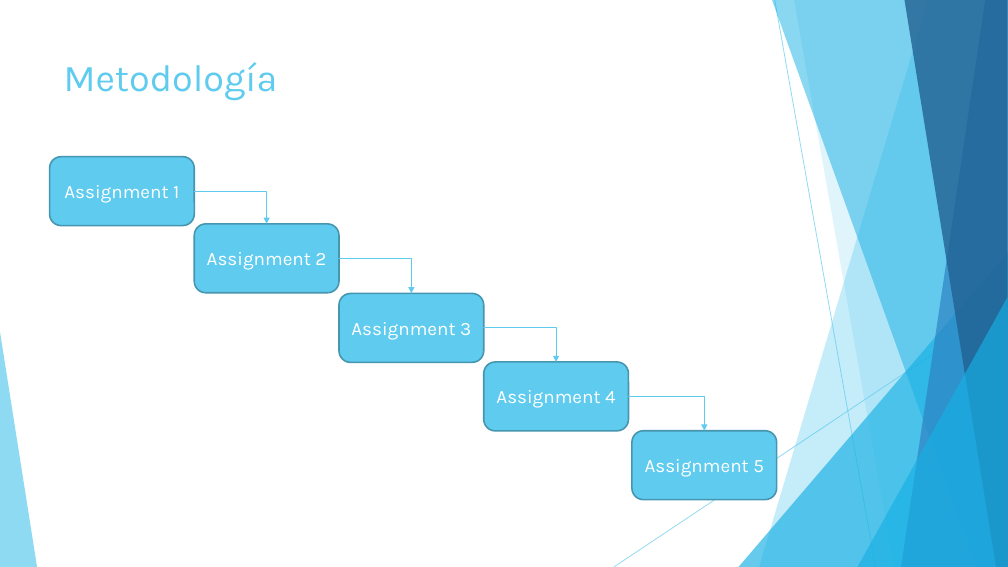
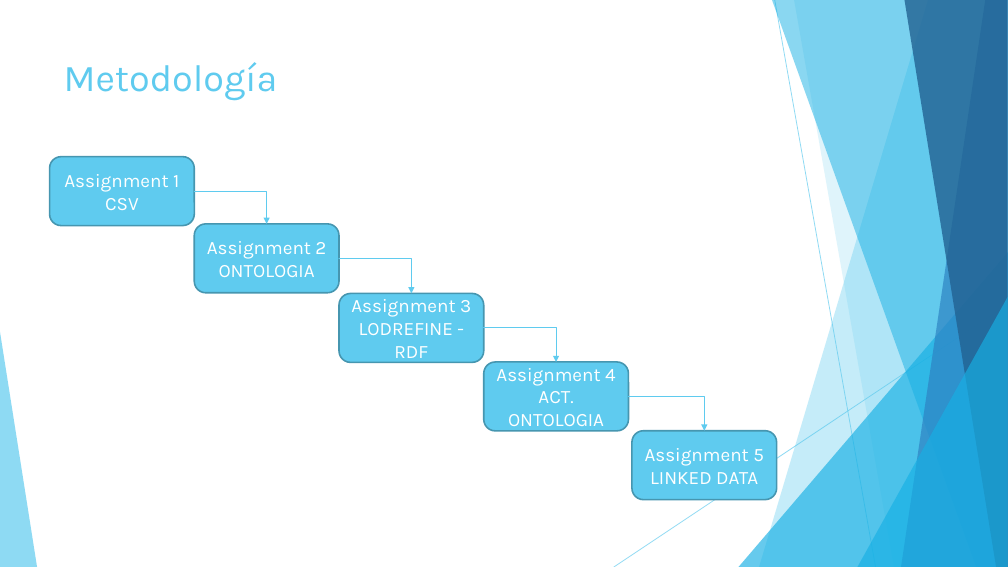
Before and after one commit to FacultadInformatica-LinkedData/Curso2017-2018, a slide deck: slide 2 of HandsOn/Group05/Web semántica G05.pptx. Drawn at 1008x567 pixels with LibreOffice and Linux fonts; fonts in the diff are those of the drawing. Boxes give left, top, right and bottom in pixels: in the first picture for what was removed or moved away, otherwise in the second. Text is boxed around its words. In the diff, an @@ line names an element or a change of style, - is before the commit and + after.

Commit message:
fix 6

```diff
--- a/HandsOn/Group05/Web semántica G05.pptx
+++ b/HandsOn/Group05/Web semántica G05.pptx
@@ text in rounded rectangle at box(64, 174, 179, 210): text changed @@
-Assignment 1
+Assignment 1 CSV
@@ text in rounded rectangle at box(207, 241, 326, 277): text changed @@
-Assignment 2
+Assignment 2 ONTOLOGIA
@@ text in rounded rectangle at box(351, 299, 471, 364): text changed @@
-Assignment 3
+Assignment 3 LODREFINE - RDF
@@ text in rounded rectangle at box(496, 368, 616, 431): text changed @@
-Assignment 4
+Assignment 4 ACT. ONTOLOGIA
@@ text in rounded rectangle at box(645, 448, 764, 484): text changed @@
-Assignment 5
+Assignment 5 LINKED DATA
```
Also in this commit, not shown: 1 other slide changed.
